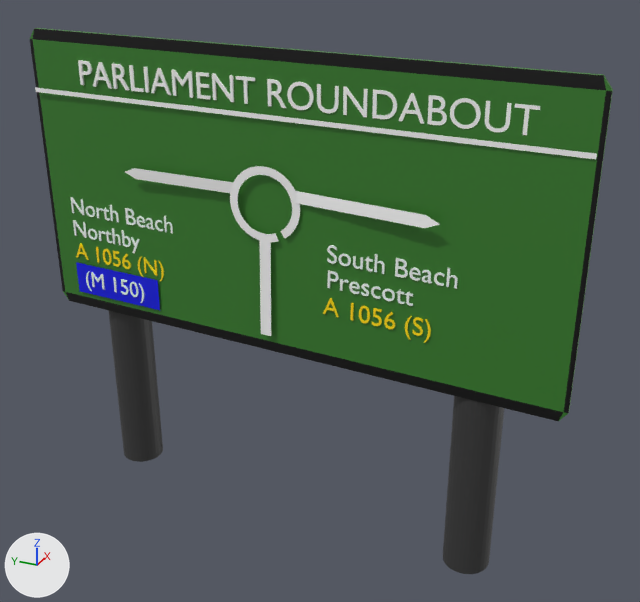
An edit to the FBX model Assets/Models/World/Signs/RoundaboutSignPRES1.fbx, drawn before and after from the same camera.
One viewpoint serves both versions: a camera (50 mm lens) standing at (-9.71, -4.56, 7.22) and looking at (0.23, -0.09, 2.25). Lighting does not change. The marker at lower left points along +X, +Y and +Z. Where no turn or scale is listed for an object, it has been applied to the vertices. Vertices at the same position are counted once.
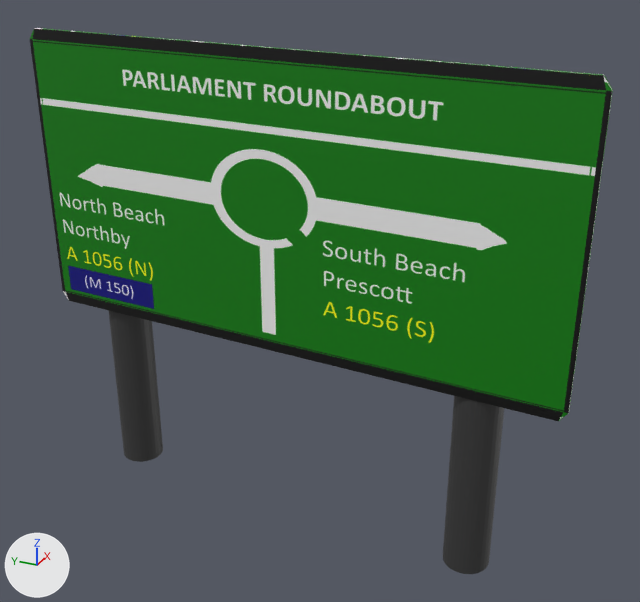
Pixel boxes (x1, y1, x2, y2) of what changed, in the pictures (640 x 602 px):
'Cube.030', surface changed: (30, 28, 613, 421) in both
'Text.007', deleted: before (78, 60, 540, 135)
'DashedLine', deleted: before (35, 87, 597, 159)
'Plane.001', deleted (blue): before (76, 262, 160, 310)
'Plane.005', deleted: before (294, 191, 439, 228)
'Circle.003', deleted: before (230, 166, 300, 242)
'Text.003', deleted: before (327, 245, 458, 306)
'Plane.004', deleted: before (125, 168, 233, 193)
'Plane', deleted: before (259, 236, 271, 336)
'Text.012', deleted: before (70, 197, 173, 253)
'Text.004', deleted (yellow): before (323, 298, 431, 343)
'Text.001', deleted (yellow): before (76, 243, 164, 282)
'Text.002', deleted: before (86, 271, 144, 303)
part 1 of me_cube_001, surface changed: (33, 39, 606, 412) in both

Patch to the scene script:
```diff
--- a/Assets/Models/World/Signs/RoundaboutSignPRES1.fbx.py
+++ b/Assets/Models/World/Signs/RoundaboutSignPRES1.fbx.py
@@ img_parliamentroundaboutsign1_png @@
+img_parliamentroundaboutsign1_png = load_image('ParliamentRoundaboutSign1.png', '../../../Textures/World/Signs/ParliamentRoundaboutSign1.png', 1920, 1080, 'sRGB')
@@ mat_material_033 @@
 mat_material_033 = principled_material('Material.033')
-mat_material_033.base_color = (0.0392, 0.208, 0.0246)  # green #387e2b
+mat_material_033.texture = img_parliamentroundaboutsign1_png
@@ me_cube_001 @@
 me_cube_001.from_pydata(...)  # 24 vertices, 26 faces; spans x -0.45..0.03, y -6.65..1.0, z -1.39..2.61
 # used by ob_cube_030; location = (0.0, 3.09, 2.99)
+# me_cube_001 part 1: texture (UV) coordinates of 1 of 26 faces, centred in x -0.24, y -2.82, z 0.61, changed; they spanned u 0.39..0.72, v -0.7..0.24 and now span u -0.01..1.01, v -0.01..1.01
 me_cube_001.materials.append(mat_material_033)
@@ ob_text_001 @@
-ob_text_001 = bpy.data.objects.new('Text.001', me_text_001)
-ob_text_001.location = (-0.07, 3.71, 2.72)
@@ ob_text_004 @@
-ob_text_004 = bpy.data.objects.new('Text.004', me_text_004)
-ob_text_004.location = (-0.29, -0.37, 2.69)
@@ ob_plane_004 @@
-ob_plane_004 = bpy.data.objects.new('Plane.004', me_plane_024)
-ob_plane_004.location = (-0.25, 2.26, 3.76)
@@ ob_text_003 @@
-ob_text_003 = bpy.data.objects.new('Text.003', me_text_003)
-ob_text_003.location = (-0.29, -0.41, 3.41)
@@ ob_circle_003 @@
-ob_circle_003 = bpy.data.objects.new('Circle.003', me_circle)
-ob_circle_003.location = (-0.29, 0.44, 3.69)
@@ ob_plane_005 @@
-ob_plane_005 = bpy.data.objects.new('Plane.005', me_plane_025)
-ob_plane_005.location = (-0.47, -1.56, 3.76)
@@ ob_dashedline @@
-ob_dashedline = bpy.data.objects.new('DashedLine', me_plane_021)
-ob_dashedline.location = (-0.2, 1.19, 4.63)
@@ ob_text_012 @@
-ob_text_012 = bpy.data.objects.new('Text.012', me_text_012)
-ob_text_012.location = (-0.07, 3.71, 3.41)
@@ ob_text_002 @@
-ob_text_002 = bpy.data.objects.new('Text.002', me_text_002)
-ob_text_002.location = (-0.1, 3.57, 2.31)
@@ ob_text_007 @@
-ob_text_007 = bpy.data.objects.new('Text.007', me_text_007)
-ob_text_007.location = (-0.1, 3.29, 4.93)
@@ ob_plane_001 @@
-ob_plane_001 = bpy.data.objects.new('Plane.001', me_plane_001)
-ob_plane_001.location = (-0.11, 3.13, 2.05)
@@ ob_plane @@
-ob_plane = bpy.data.objects.new('Plane', me_plane)
-ob_plane.location = (-0.29, 0.48, 3.13)
```
